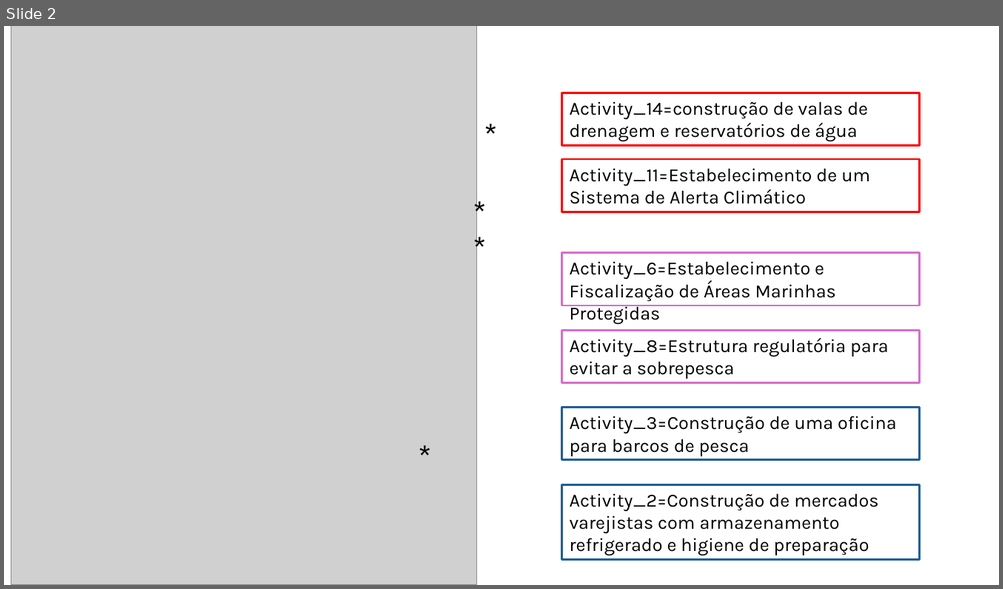
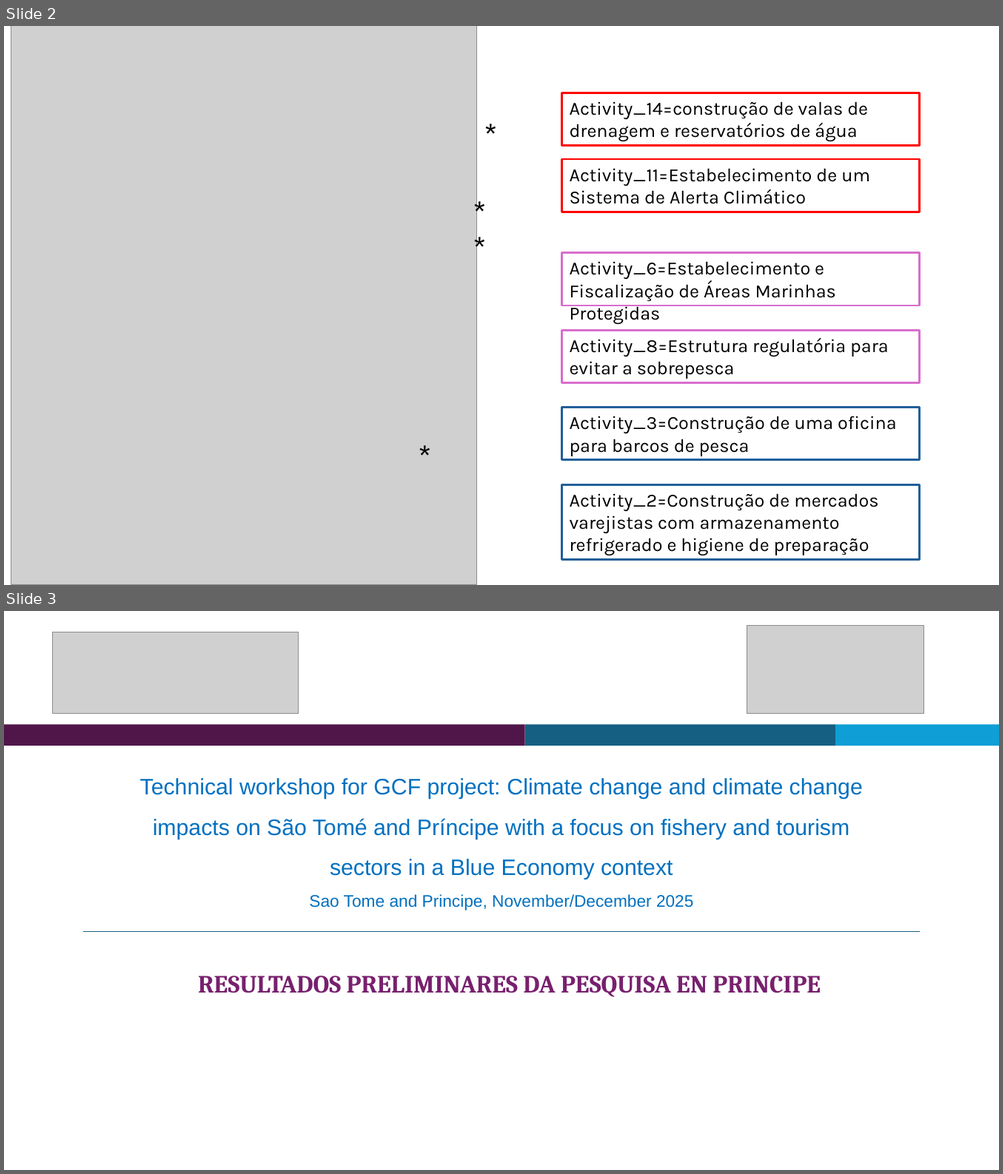
Before and after one commit to Risk-Team/trainings, a slide deck: STP/presentations/Survey/results_survey_ST.pptx. Shown one above the other, each under a label of ours: slide 2 before the commit, slides 2 and 3 after it. The pictures are 1003x589 and 1003x1174 pixels, drawn with LibreOffice and Linux fonts; fonts in the diff are those of the drawing; grey boxes stand for pictures. Boxes give left, top, right and bottom in pixels: in the first picture for what was removed or moved away, otherwise in the second. Text is boxed around its words. In the diff, an @@ line names an element or a change of style, - is before the commit and + after.

```diff
--- a/STP/presentations/Survey/results_survey_ST.pptx
+++ b/STP/presentations/Survey/results_survey_ST.pptx
@@ slide 3 added at (x1=4, y1=611, x2=999, y2=1170), background #FFFFFF @@
@@ picture added at (x1=53, y1=632, x2=299, y2=714) @@
@@ picture added at (x1=746, y1=625, x2=924, y2=714) @@
@@ rectangle added at (x1=4, y1=724, x2=525, y2=746), fill #501649 @@
@@ rectangle added at (x1=525, y1=724, x2=835, y2=746), fill #156082 @@
@@ rectangle added at (x1=835, y1=724, x2=999, y2=746), fill #0F9ED5 @@
@@ title added at (x1=140, y1=778, x2=862, y2=910), 21.6 pt, text #0070C0 @@
+Technical workshop for GCF project: Climate change and climate change impacts on São Tomé and Príncipe with a focus on fishery and tourism sectors in a Blue Economy context
+Sao Tome and Principe, November/December 2025
@@ line added from (83, 932) to (919, 932), #156082 1 pt @@
@@ subtitle added at (x1=198, y1=976, x2=820, y2=997), 24 pt, text #78206E, bold @@
+RESULTADOS PRELIMINARES DA PESQUISA EN PRINCIPE
```
Also in this commit, not shown: 1 slide changed, 1 other slide added, 5 other files.
